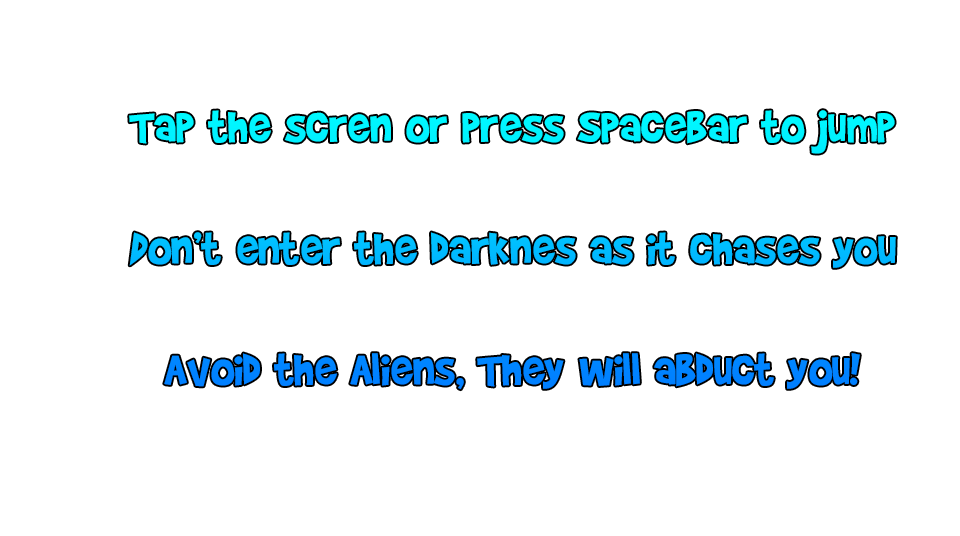
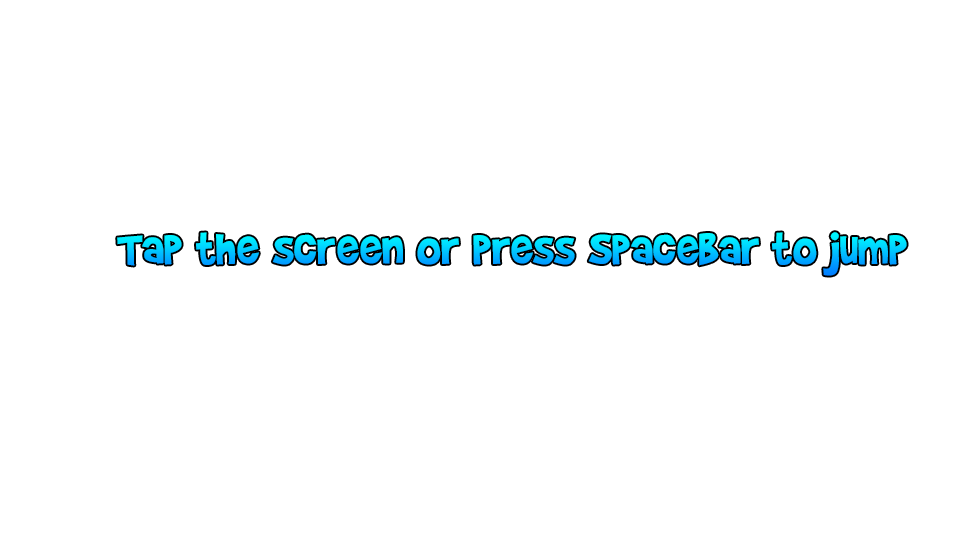
Layers edited between the first and the second 960x536 image:
renamed "Tap the scren or press Spacebar to jump Don’t enter the darkne" to "Tap the screen or press Spacebar to jump", painted on it over <box>117,110,907,390</box>
